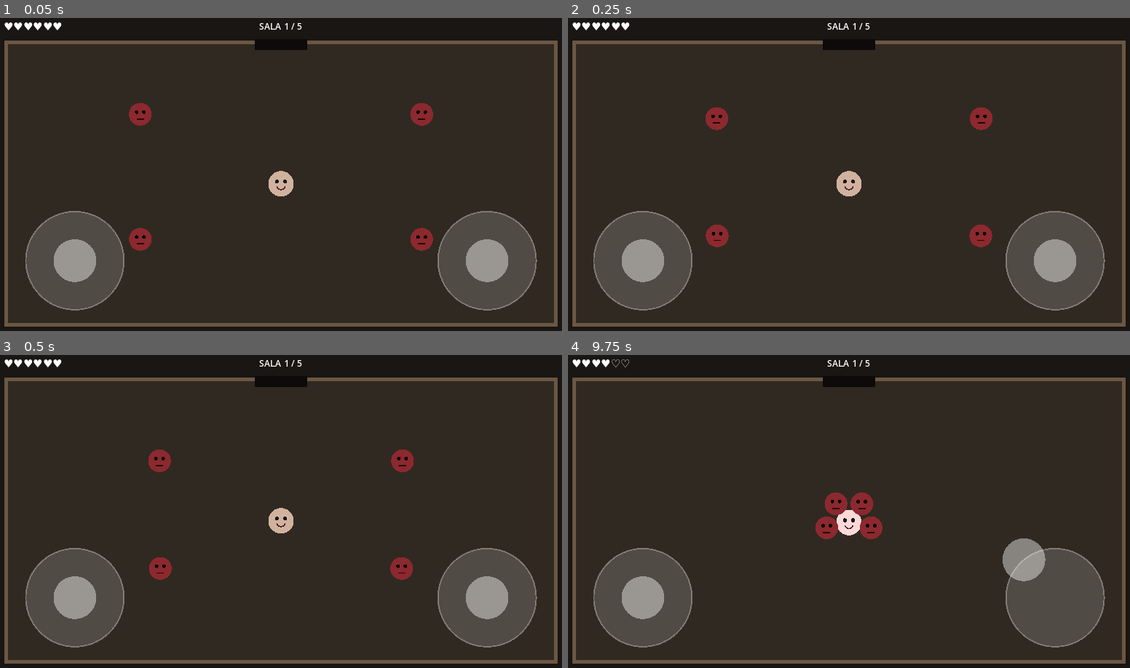
Above: before the commit, frames 1-4 (two rows, left to right).
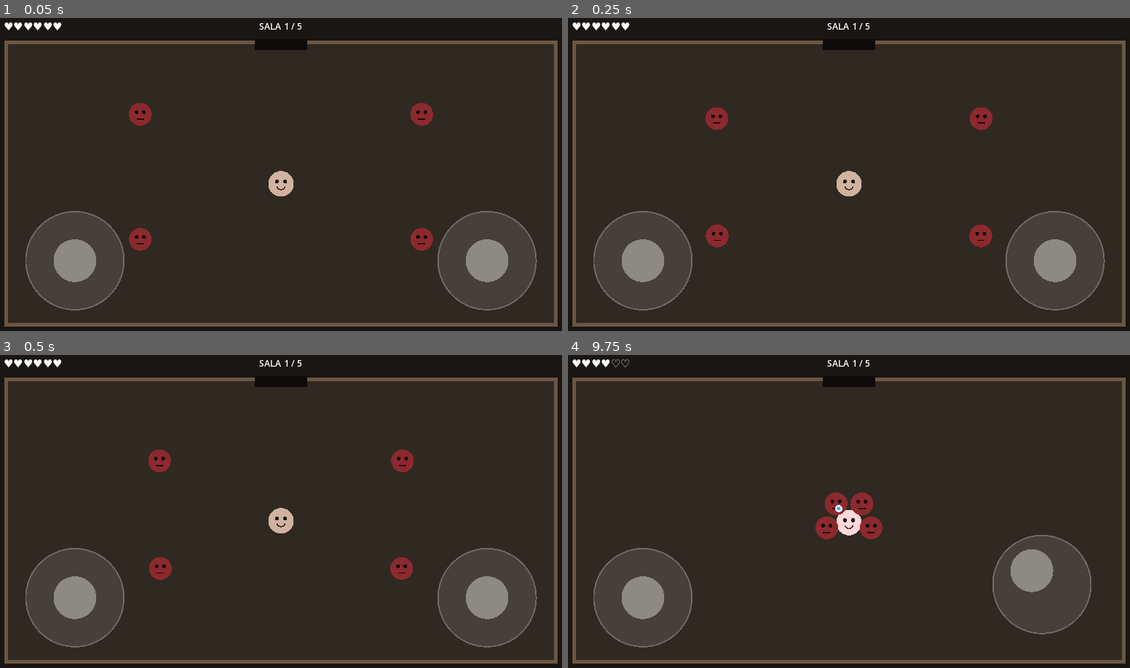
Above: after the commit, the same moments.

Repository: LoloscarPrr/Binding-of-Ismael
Game: Godot game, scene res://scenes/main.tscn
Two runs of this game, one before a commit and one after it. Both use one fixed random seed, a clock stepped at 60 frames per second and the inputs below.
Inputs (mouse positions are in pixels of both pictures, inside the frame that each line leads up to):
- Up to frame 1 (0.05 s): no input
- Up to frame 2 (0.25 s): no input
- Up to frame 3 (0.5 s): no input
- Up to frame 4 (9.75 s): move the mouse to (978, 495) at 0.52 s; hold D (move_right) 0.53-1.25 s; click (978, 495) at 0.67 s; drag from (730, 527) to (820, 577) at 1.27 s; move the mouse to (905, 439) at 2.02 s; hold D (move_right) 2.03-2.75 s; drag from (820, 577) to (674, 461) at 2.77 s; move the mouse to (1023, 558) at 3.52 s; hold A (move_left) 3.53-4.25 s; drag from (674, 461) to (759, 430) at 4.27 s; move the mouse to (877, 511) at 5.02 s; hold S (move_down) 5.03-5.75 s; click (877, 511) at 5.17 s; drag from (759, 430) to (730, 527) at 5.77 s; move the mouse to (978, 495) at 6.52 s; hold W (move_up) 6.53-7.25 s; drag from (730, 527) to (820, 577) at 7.27 s; move the mouse to (905, 439) at 8.02 s; hold S (move_down) 8.03-8.75 s; drag from (820, 577) to (674, 461) at 8.77 s; move the mouse to (1023, 558) at 9.52 s; hold W (move_up) from 9.53 s (still down); click (1023, 558) at 9.67 s

The runs differ from the first frame. In frame 4, 2.5% of the frame differs, in the area x 45-96%, y 45-94%.

Commit message:
feat: make touch sticks floating and smoother

Diff:
--- a/scripts/virtual_stick.gd
+++ b/scripts/virtual_stick.gd
@@ -1,57 +1,87 @@
 extends Control
 class_name VirtualStick
 
-@export var stick_radius := 92.0
-@export var knob_radius := 40.0
-@export var deadzone := 0.16
+@export var stick_radius := 108.0
+@export var knob_radius := 47.0
+@export var deadzone := 0.08
+@export var response_curve := 1.35
+@export var smoothing_speed := 18.0
+@export var floating_origin := true
 
 var value := Vector2.ZERO
+var _target_value := Vector2.ZERO
 var _touch_id := -1
-var _center := Vector2.ZERO
+var _default_center := Vector2.ZERO
+var _active_center := Vector2.ZERO
 
 func _ready() -> void:
 	mouse_filter = Control.MOUSE_FILTER_IGNORE
-	_center = size * 0.5
+	_default_center = size * 0.5
+	_active_center = _default_center
+	set_process(true)
 	queue_redraw()
 
 func _notification(what: int) -> void:
 	if what == NOTIFICATION_RESIZED:
-		_center = size * 0.5
+		_default_center = size * 0.5
+		if _touch_id == -1:
+			_active_center = _default_center
 		queue_redraw()
+
+func _process(delta: float) -> void:
+	var weight := 1.0 - exp(-smoothing_speed * delta)
+	value = value.lerp(_target_value, weight)
+	if value.length() < 0.006 and _target_value == Vector2.ZERO:
+		value = Vector2.ZERO
+	queue_redraw()
 
 func handle_touch(event: InputEvent) -> bool:
 	if event is InputEventScreenTouch:
 		if event.pressed and _touch_id == -1 and get_global_rect().has_point(event.position):
 			_touch_id = event.index
-			_update_value(event.position)
+			if floating_origin:
+				_active_center = _clamp_origin(event.position - global_position)
+			else:
+				_active_center = _default_center
+			_update_target(event.position)
 			return true
 		elif not event.pressed and event.index == _touch_id:
 			reset()
 			return true
 	elif event is InputEventScreenDrag and event.index == _touch_id:
-		_update_value(event.position)
+		_update_target(event.position)
 		return true
 	return false
 
 func reset() -> void:
 	_touch_id = -1
-	value = Vector2.ZERO
+	_target_value = Vector2.ZERO
+	_active_center = _default_center
 	queue_redraw()
 
-func _update_value(global_pos: Vector2) -> void:
+func _clamp_origin(local_pos: Vector2) -> Vector2:
+	var padding := stick_radius + 8.0
+	return Vector2(
+		clampf(local_pos.x, padding, maxf(padding, size.x - padding)),
+		clampf(local_pos.y, padding, maxf(padding, size.y - padding))
+	)
+
+func _update_target(global_pos: Vector2) -> void:
 	var local_pos := global_pos - global_position
-	var offset := local_pos - _center
-	if offset.length() > stick_radius:
-		offset = offset.normalized() * stick_radius
-	value = offset / stick_radius
-	if value.length() < deadzone:
-		value = Vector2.ZERO
-	queue_redraw()
+	var offset := local_pos - _active_center
+	var distance := minf(offset.length(), stick_radius)
+	if distance <= stick_radius * deadzone:
+		_target_value = Vector2.ZERO
+		return
+	var normalized_distance := (distance / stick_radius - deadzone) / (1.0 - deadzone)
+	normalized_distance = clampf(normalized_distance, 0.0, 1.0)
+	var curved_distance := pow(normalized_distance, response_curve)
+	_target_value = offset.normalized() * curved_distance
 
 func _draw() -> void:
-	var base_color := Color(1, 1, 1, 0.16)
-	var rim_color := Color(1, 1, 1, 0.32)
-	var knob_color := Color(1, 1, 1, 0.42)
-	draw_circle(_center, stick_radius, base_color)
-	draw_arc(_center, stick_radius, 0.0, TAU, 64, rim_color, 3.0)
-	draw_circle(_center + value * stick_radius, knob_radius, knob_color)
+	var base_color := Color(1, 1, 1, 0.11)
+	var rim_color := Color(1, 1, 1, 0.26)
+	var knob_color := Color(1, 1, 1, 0.38)
+	draw_circle(_active_center, stick_radius, base_color)
+	draw_arc(_active_center, stick_radius, 0.0, TAU, 64, rim_color, 3.0)
+	draw_circle(_active_center + value * stick_radius, knob_radius, knob_color)
